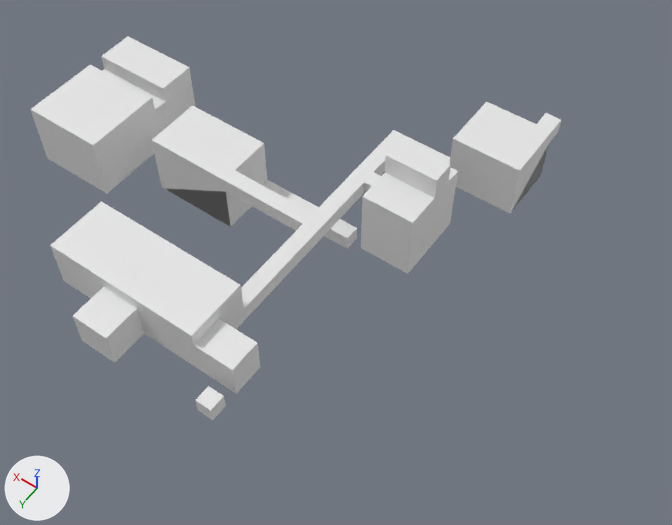
Two versions of the Blender file Blender Team/Garrett's work/FaccillityMap.blend, one commit apart.
One viewpoint serves both versions: a 50 mm lens placed at (-53.7, 54.8, 86.6), pointed at (-13.1, -2.0, -2.8). The lights are fixed; the arrows at lower left show +X, +Y and +Z.
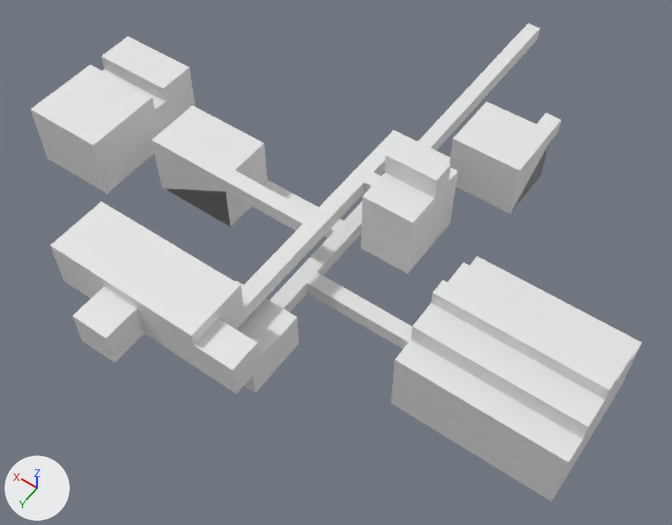
Diff of the bpy script that builds the scene:
```diff
--- a/Blender Team/Garrett's work/FaccillityMap.blend.py
+++ b/Blender Team/Garrett's work/FaccillityMap.blend.py
@@ me_cube_004 @@
 # used by ob_cube; location = (0.0, 0.0, 4.7)
-me_cube_004.from_pydata(...)  # 300 vertices, 297 faces; spans x -28.4..28.5, y -25.8..26.2, z -7.5..10.5
+me_cube_004.from_pydata(...)  # 420 vertices, 417 faces; spans x -48.7..28.5, y -54.1..26.2, z -7.5..10.5
+# me_cube_004 part 1: the loose piece of 12 vertices spanning x -17.6..-15.6, y 23.4..25.4, z -1.0..1.0 is moved by (4.7, -69.2, -6.5)
+# me_cube_004 part 2
+# 12 faces are deleted
+# 68 vertices are added at x -48.7..-7.8, y -54.1..17.9, z -7.5..5.5
+# 12 new vertices lie (2.0, 0.0, 0.0) away from vertices in x -17.6..-13.0, y -6.6..21.7, z -7.5..3.6
+# 24 new vertices lie (19.5, 0.0, 0.0) away from vertices in x -48.7, y -6.2..10.3, z -7.5..5.5
+# 6 new vertices lie (0.0, 0.0, -4.4) away from vertices in x -48.7..-29.2, y -2.8..7.3, z -1.1
+# 10 new vertices lie (0.0, 8.0, 0.0) away from vertices in x -16.4..-7.8, y 9.9, z -7.5..-2.2
+# 132 new faces join them
```

What differs and where, as boxes [x1, y1, x2, y2] in the pictures (672 x 525 px; the box of a moved part takes in the faces that stretch with it):
'Cube', reshaped (15% wider, 24% taller): before [30, 36, 561, 420]; after [30, 24, 642, 502]
part 1 of me_cube_004, moved or reshaped: before [195, 386, 226, 420]; after [504, 58, 513, 76]
part 2 of me_cube_004, built on: before [194, 180, 357, 393]; after [194, 24, 642, 502]
